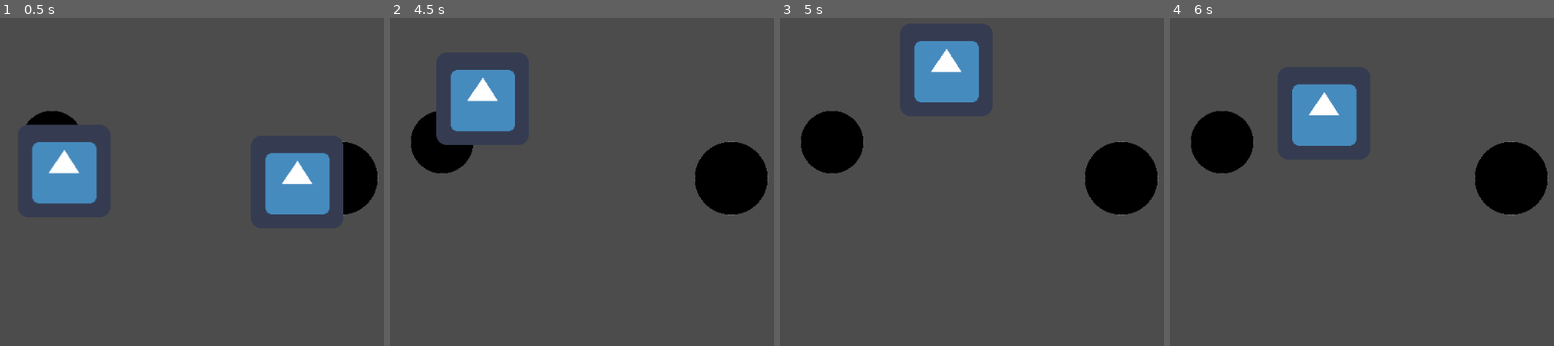
Above: before the commit, frames 1-4 (left to right).
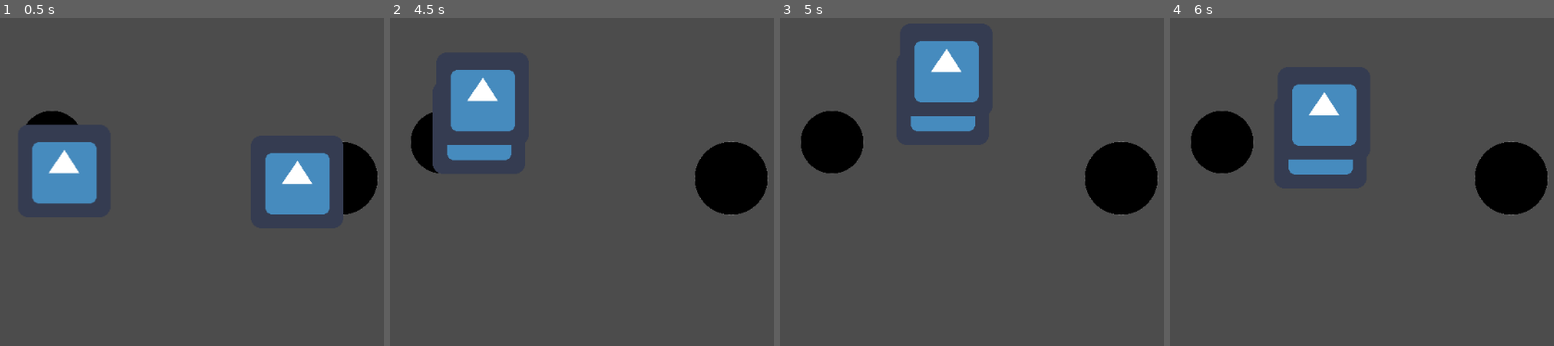
Above: after the commit, the same moments.

Repository: Gad3lan/GGJ2020
Game: Godot game, scene res://TestClick.tscn
The game is run twice, just before and just after one commit, with the same random seed, the same clock (stepped at 60 frames per second) and the same inputs. The engine's default icon, where the game draws it, is replaced by a stand-in: a white triangle on a blue panel in a dark square.
Inputs (mouse positions are in pixels of both pictures, inside the frame that each line leads up to):
- Up to frame 1 (0.5 s): no input
- Up to frame 2 (4.5 s): tap Enter at 0.5, 2, 4.25 s; drag from (685, 182) to (455, 172) at 0.52 s; tap Space at 1.25, 2.75 s; drag from (455, 172) to (631, 264) at 1.27 s; move the mouse to (743, 83) at 2.02 s; click (743, 83) at 2.17 s; drag from (631, 264) to (443, 113) at 2.77 s; move the mouse to (outside the picture) at 3.52 s; click (outside the picture) at 3.67 s; drag from (443, 113) to (555, 70) at 4.27 s
- Up to frame 3 (5 s): no input
- Up to frame 4 (6 s): tap Space at 5 s; move the mouse to (1484, 178) at 5.02 s; click (1484, 178) at 5.17 s; drag from (1335, 70) to (1300, 198) at 5.77 s

Frame 1 is identical in both runs. In frame 2, 1.4% of the frame differs, in the area x 11-32%, y 28-48%; in frame 3, 0.8%; in frame 4, 0.8%.

Commit message:
Essai solution bug drag and drop

Diff:
--- a/MoveOnClick.gd
+++ b/MoveOnClick.gd
@@ -4,49 +4,49 @@
 # var a = 2
 # var b = "text"
 var pos = Vector2()
+var posOffset = Vector2()
 export (Vector2) var dest = Vector2(700, 300)
 export (float) var tolerance = 50
 var isMoved
 var clicking
 var needLongClick
 var isDragAndDrop = true
+var mouseOver
 var startTime = 0
 
 # Called when the node enters the scene tree for the first time.
 func _ready():
 	isMoved = false
-	needLongClick = true
+	needLongClick = false
 	clicking = false
-	pass # Replace with function body.
-
 
 # Called every frame. 'delta' is the elapsed time since the previous frame.
 func _process(delta):
+	print(get_overlapping_areas())
+	print(get_instance_id())
 	if isDragAndDrop and clicking:
-		pos = get_viewport().get_mouse_position()
+		print(posOffset)
+		pos = get_viewport().get_mouse_position() + posOffset
 		set_position(pos)
 	if !isDragAndDrop and clicking and OS.get_ticks_msec() - startTime >= 500:
 		isMoved = !isMoved
 		clicking = false
-	var pos = Vector2()
-	pass
 
-
-func _on_Area2D_input_event(viewport, event, shape_idx):
+func _on_Area2D_input_event(viewport, event, _shape_idx):
 	if event is InputEventMouseButton:
 		if event.is_pressed() and !needLongClick:
 			clicking = true
+			posOffset = self.position - get_viewport().get_mouse_position()
 		else:
 			if pos.x >= dest.x - tolerance and pos.x <= dest.x + tolerance and pos.y >= dest.y - tolerance and pos.y <= dest.y + tolerance:
 				print("Adjusted")
 				pos = dest
 				set_position(pos)
 			clicking = false
-		if event.is_pressed() and needLongClick:
-			startTime = OS.get_ticks_msec()
-			clicking = true
-		else:
-			startTime = OS.get_ticks_msec()
-			clicking = false
-
-	pass # Replace with function body.
+		if needLongClick:
+			if event.is_pressed():
+				startTime = OS.get_ticks_msec()
+				clicking = true
+			else:
+				startTime = OS.get_ticks_msec()
+				clicking = false
--- a/TestClick.tscn
+++ b/TestClick.tscn
@@ -17,7 +17,6 @@
 z_index = 1
 script = ExtResource( 2 )
 dest = Vector2( 600, 300 )
-tolerance = 50.0
 
 [node name="Sprite" type="Sprite" parent="Node/Area2D"]
 texture = ExtResource( 1 )
@@ -37,7 +36,6 @@
 position = Vector2( 216.549, 289.896 )
 script = ExtResource( 2 )
 dest = Vector2( 200, 250 )
-tolerance = 50.0
 
 [node name="Sprite" type="Sprite" parent="Node2/Area2D"]
 texture = ExtResource( 1 )
@@ -51,4 +49,8 @@
 z_index = -1
 texture = ExtResource( 3 )
 [connection signal="input_event" from="Node/Area2D" to="Node/Area2D" method="_on_Area2D_input_event"]
+[connection signal="mouse_entered" from="Node/Area2D" to="Node/Area2D" method="_on_Area2D_mouse_entered"]
+[connection signal="mouse_exited" from="Node/Area2D" to="Node/Area2D" method="_on_Area2D_mouse_exited"]
 [connection signal="input_event" from="Node2/Area2D" to="Node2/Area2D" method="_on_Area2D_input_event"]
+[connection signal="mouse_entered" from="Node2/Area2D" to="Node2/Area2D" method="_on_Area2D_mouse_entered"]
+[connection signal="mouse_exited" from="Node2/Area2D" to="Node/Area2D" method="_on_Area2D_mouse_exited"]
